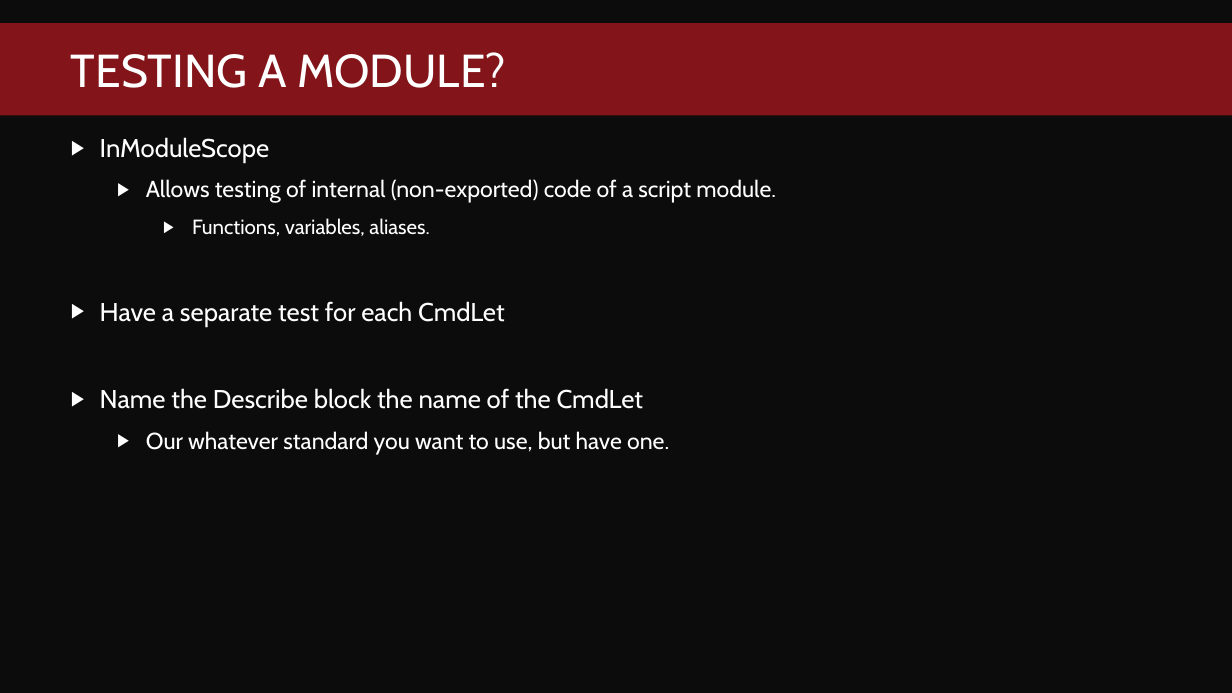
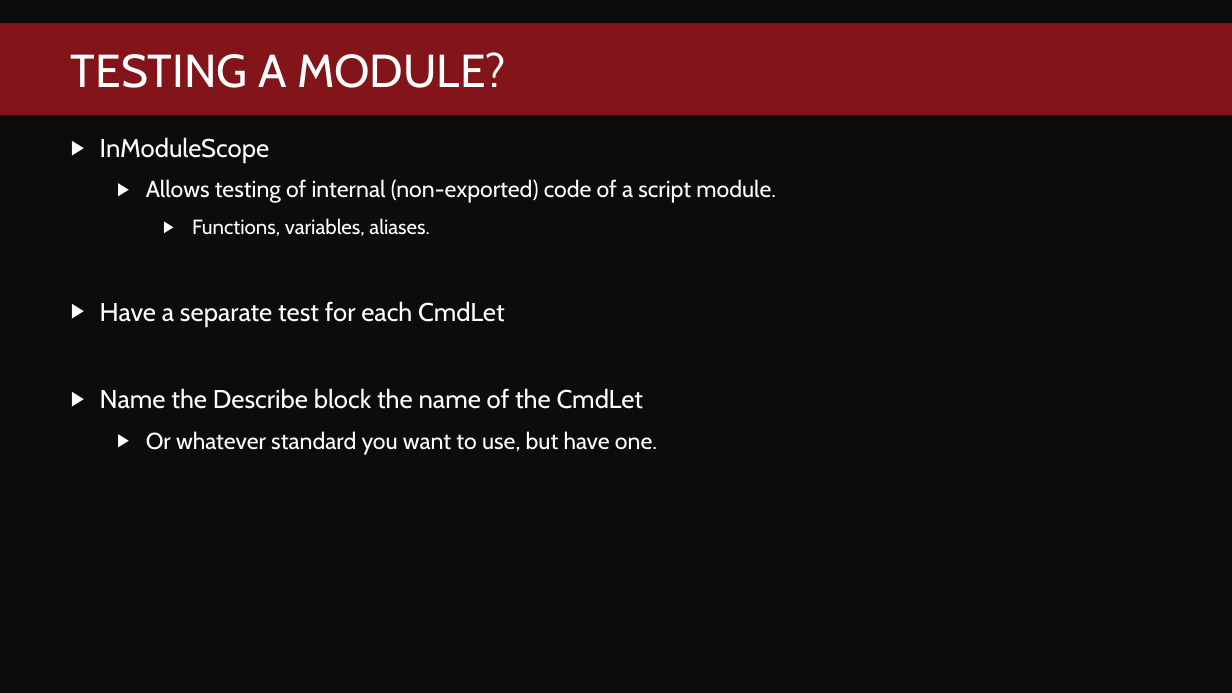
Before and after one commit to fredbainbridge/mmsPester, a slide deck: slide 15 of Pester Practically Perfect PowerShell.pptx (slide 16 before the commit). Drawn at 1232x693 pixels with LibreOffice and Linux fonts; fonts in the diff are those of the drawing; background and template pictures are left out. Boxes give left, top, right and bottom in pixels: in the first picture for what was removed or moved away, otherwise in the second. Text is boxed around its words. In the diff, an @@ line names an element or a change of style, - is before the commit and + after.

```diff
--- a/Pester Practically Perfect PowerShell.pptx
+++ b/Pester Practically Perfect PowerShell.pptx
@@ text at [146, 431, 657, 455]: text changed @@
-  ▶ Our whatever standard you want to use, but have one.
+  ▶ Or whatever standard you want to use, but have one.
```
Also in this commit, not shown: 1 other slide changed, 31 other files.
